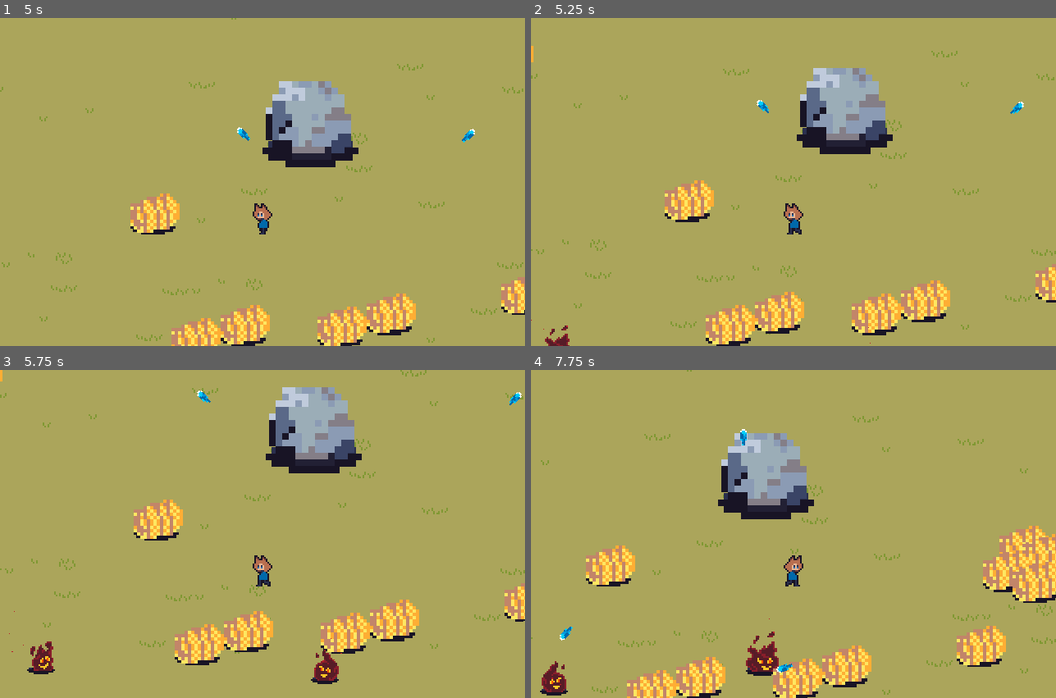
Above: before the commit, frames 1-4 (two rows, left to right).
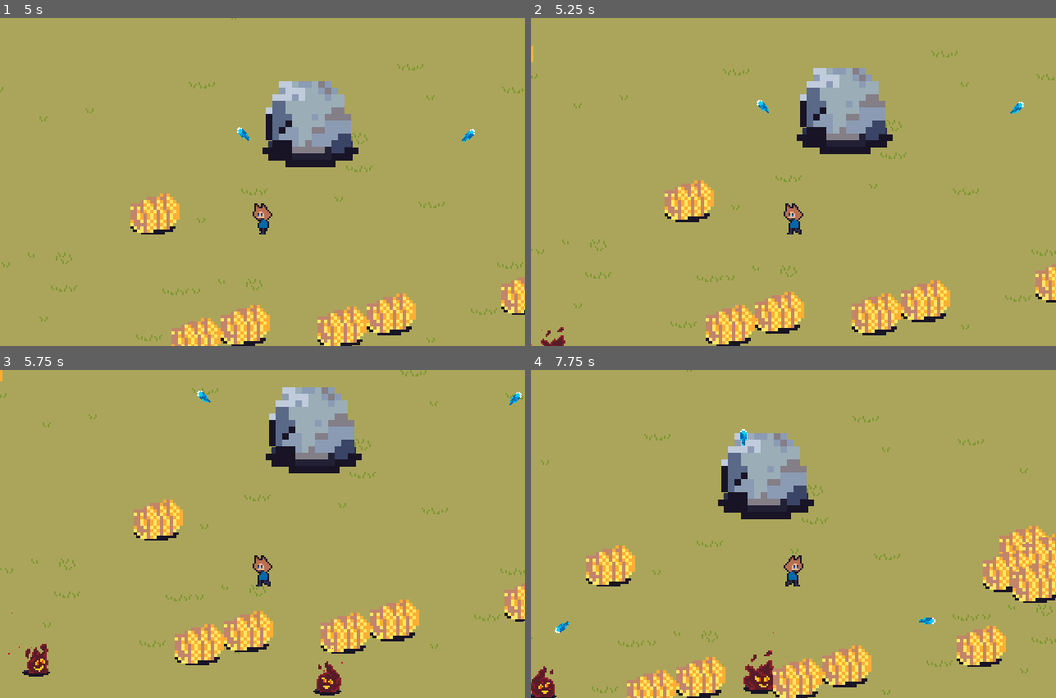
Above: after the commit, the same moments.

Repository: ColtonPhillips/its-spreading
Game: Godot game, scene res://scenes/world.tscn
Same seed, same stepped clock (60 frames per second), same inputs: the game is played once before the commit and once after it. This scene is started directly instead of the project's main scene. Sound files missing from this copy of the repository are replaced by a short silence.
Inputs:
- Up to frame 1 (5 s): hold D (move_right) 0.53-1.28 s; hold S (move_down) 1.28-2.03 s; hold D (move_right) 2.03-2.78 s; hold W (move_up) 2.78-3.53 s; hold A (move_left) from 3.53 s (still down)
- Up to frame 2 (5.25 s): release A (move_left) at 5.03 s; hold S (move_down) from 5.03 s (still down)
- Up to frame 3 (5.75 s): keep holding S (move_down)
- Up to frame 4 (7.75 s): release S (move_down) at 5.78 s; hold D (move_right) 5.78-6.53 s; hold W (move_up) 6.53-7.28 s; hold D (move_right) from 7.28 s (still down)

Frame 1 is identical in both runs. In frame 2, 0.1% of the frame differs, in the area x 0-65%, y 92-100%; in frame 3, 0.8%; in frame 4, 1.4%, in the area x 0-78%, y 75-100%.

Commit message:
add actor stats, player stats, implemented them throughout players and enemies

Diff:
--- /dev/null
+++ b/resources/stats/actor/enemies/fire_orb_stats.tres
@@ -0,0 +1,9 @@
+[gd_resource type="Resource" script_class="ActorStats" load_steps=2 format=3 uid="uid://bu1pcfn87u3ow"]
+
+[ext_resource type="Script" path="res://resources/stats/actor_stats.gd" id="1_kfecm"]
+
+[resource]
+script = ExtResource("1_kfecm")
+speed = 18
+hp = 15
+damage = 25
--- /dev/null
+++ b/resources/stats/actor/enemies/wisp_stats.tres
@@ -0,0 +1,9 @@
+[gd_resource type="Resource" script_class="ActorStats" load_steps=2 format=3 uid="uid://duhyac1dhce1a"]
+
+[ext_resource type="Script" path="res://resources/stats/actor_stats.gd" id="1_xopy8"]
+
+[resource]
+script = ExtResource("1_xopy8")
+speed = 25
+hp = 15
+damage = 10
--- /dev/null
+++ b/resources/stats/actor_stats.gd
@@ -0,0 +1,8 @@
+class_name ActorStats
+extends Resource
+
+@export var speed: int = 40
+
+@export var hp: int = 15
+
+@export var damage: int = 5
--- /dev/null
+++ b/resources/stats/player/player_stats.tres
@@ -0,0 +1,9 @@
+[gd_resource type="Resource" script_class="ActorStats" load_steps=2 format=3 uid="uid://ci047nbwo55s2"]
+
+[ext_resource type="Script" path="res://resources/stats/player_stats.gd" id="1_ce10n"]
+
+[resource]
+script = ExtResource("1_ce10n")
+speed = 40
+hp = 100
+damage = 5
--- /dev/null
+++ b/resources/stats/player_stats.gd
@@ -0,0 +1,4 @@
+class_name PlayerStats
+extends ActorStats
+
+@export var exp: int = 0
--- a/scenes/components/movement/move_input_component.gd
+++ b/scenes/components/movement/move_input_component.gd
@@ -1,10 +1,11 @@
 class_name MoveInputComponent
 extends Node
-#@export var move_stats: MoveStats
+
+@export var stats_component: ActorStatsComponent
 @export var move_component: MoveCharacterBody2DComponent
 
 func _input(event: InputEvent) -> void:
 	var x_mov = Input.get_axis("move_left", "move_right")
 	var y_mov = Input.get_axis("move_up", "move_down")
 	var mov = Vector2(x_mov, y_mov)
-	move_component.velocity = mov.normalized() * 40.0
+	move_component.velocity = mov.normalized() * stats_component.speed
--- /dev/null
+++ b/scenes/components/stats/actor_stats_component.gd
@@ -0,0 +1,27 @@
+# Give the component a class name so it can be instanced as a custom node
+class_name ActorStatsComponent
+extends Node
+
+@export var stats: ActorStats
+
+var speed: int = 10
+
+# Create the health variable and connect a setter
+var hp: int = 15:
+	set(value):
+		hp = value
+
+		# Signal out that the hp has changed
+		hp_changed.emit()
+
+		# Signal out when hp is at 0
+		if hp == 0: no_hp.emit()
+
+# Create our signals for hp
+signal hp_changed() # Emit when the hp value has changed
+signal no_hp() # Emit when there is no health left
+
+func _ready():
+	# copy default values from tres file
+	hp = stats.hp
+	speed = stats.speed
--- /dev/null
+++ b/scenes/components/stats/player_stats_component.gd
@@ -0,0 +1,8 @@
+class_name PlayerStatsComponent
+extends ActorStatsComponent
+
+var exp = 1
+var pstats: PlayerStats
+func _ready():
+	pstats = stats
+	exp = pstats.exp
--- a/scenes/gameplay/enemy/enemies/fire_orb_enemy.tscn
+++ b/scenes/gameplay/enemy/enemies/fire_orb_enemy.tscn
@@ -1,7 +1,8 @@
-[gd_scene load_steps=10 format=3 uid="uid://bjopb88sq766e"]
+[gd_scene load_steps=11 format=3 uid="uid://bjopb88sq766e"]
 
 [ext_resource type="PackedScene" uid="uid://0pcv5ermn1p" path="res://scenes/gameplay/enemy/enemy.tscn" id="1_ni0a7"]
 [ext_resource type="Texture2D" uid="uid://cfwrapopm5gpd" path="res://art/gameplay/enemies/fire_orb.png" id="2_4w3uu"]
+[ext_resource type="Resource" uid="uid://bu1pcfn87u3ow" path="res://resources/stats/actor/enemies/fire_orb_stats.tres" id="3_rn4ym"]
 
 [sub_resource type="AtlasTexture" id="AtlasTexture_chd8f"]
 atlas = ExtResource("2_4w3uu")
@@ -42,7 +43,6 @@
 radius = 6.0
 
 [node name="FireOrbEnemy" instance=ExtResource("1_ni0a7")]
-hp = 15
 
 [node name="AnimatedSprite2D" parent="." index="0"]
 position = Vector2(0, -15)
@@ -56,6 +56,9 @@
 [node name="CollisionShape2D" parent="." index="1"]
 position = Vector2(0, -6)
 shape = SubResource("CircleShape2D_l1kca")
+
+[node name="StatsComponent" parent="." index="4"]
+stats = ExtResource("3_rn4ym")
 
 [node name="CollisionShape2D" parent="HurtBox" index="0"]
 position = Vector2(0, -6)
--- a/scenes/gameplay/enemy/enemies/wisp_enemy.tscn
+++ b/scenes/gameplay/enemy/enemies/wisp_enemy.tscn
@@ -1,7 +1,8 @@
-[gd_scene load_steps=11 format=3 uid="uid://dkiuk5y53nmy2"]
+[gd_scene load_steps=12 format=3 uid="uid://dkiuk5y53nmy2"]
 
 [ext_resource type="PackedScene" uid="uid://0pcv5ermn1p" path="res://scenes/gameplay/enemy/enemy.tscn" id="1_da14o"]
 [ext_resource type="Texture2D" uid="uid://i6jyp6ge72mt" path="res://art/gameplay/enemies/wisp.png" id="2_ebks5"]
+[ext_resource type="Resource" uid="uid://duhyac1dhce1a" path="res://resources/stats/actor/enemies/wisp_stats.tres" id="3_6gfxt"]
 
 [sub_resource type="AtlasTexture" id="AtlasTexture_y4aqi"]
 atlas = ExtResource("2_ebks5")
@@ -51,8 +52,6 @@
 height = 32.0
 
 [node name="WispEnemy" instance=ExtResource("1_da14o")]
-move_speed = 17.67
-hp = 15
 
 [node name="AnimatedSprite2D" parent="." index="0"]
 sprite_frames = SubResource("SpriteFrames_r0ghx")
@@ -66,6 +65,9 @@
 position = Vector2(0, 2)
 shape = SubResource("CapsuleShape2D_np8qy")
 
+[node name="StatsComponent" parent="." index="4"]
+stats = ExtResource("3_6gfxt")
+
 [node name="CollisionShape2D" parent="HurtBox" index="0"]
 position = Vector2(0, 3)
 shape = SubResource("RectangleShape2D_c165k")
--- a/scenes/gameplay/enemy/enemy.gd
+++ b/scenes/gameplay/enemy/enemy.gd
@@ -1,8 +1,6 @@
 class_name Enemy
 extends CharacterBody2D
 
-@export var move_speed = 20.0
-@export var hp = 80
 @export var dropped_loot: Resource
 
 #optimize?
@@ -12,6 +10,7 @@
 
 @onready var move_component = $MoveComponent
 @onready var scale_component = $ScaleComponent
+@onready var stats_component = $StatsComponent
 @onready var hurt_sfx = $HurtSfx
 @onready var kill_sfx = $KillSfx
 
@@ -24,7 +23,7 @@
 
 func movement(delta):
 	var direction = global_position.direction_to(player.global_position)
-	move_component.velocity = direction * move_speed
+	move_component.velocity = direction * stats_component.speed
 
 func animation(delta):
 	if velocity.x > 0:
@@ -35,10 +34,10 @@
 @onready var collision_shape_2d = $CollisionShape2D
 
 func _on_hurt_box_hurt(damage):
-	hp -= damage
+	stats_component.hp -= damage
 	scale_component.tween_scale()
 	hurt_sfx.play_with_variance()
-	if hp <= 0:
+	if stats_component.hp <= 0:
 		modulate.a = 0.2
 		spawn_exp()
 		scale_component.tween_scale()
--- a/scenes/gameplay/enemy/enemy.tscn
+++ b/scenes/gameplay/enemy/enemy.tscn
@@ -6,6 +6,7 @@
 [ext_resource type="Texture2D" uid="uid://d07g3qtks3hl2" path="res://art/gameplay/shadow.png" id="3_cl4l7"]
 [ext_resource type="PackedScene" uid="uid://bdm5fxr8cplx8" path="res://scenes/components/physics/hit_box.tscn" id="3_nlj2i"]
 [ext_resource type="Script" path="res://scenes/components/movement/move_character_body_2d_component.gd" id="3_ynl7d"]
+[ext_resource type="Script" path="res://scenes/components/stats/actor_stats_component.gd" id="6_ysjh2"]
 [ext_resource type="Script" path="res://scenes/components/scale/scale_component.gd" id="7_44dt6"]
 [ext_resource type="AudioStream" uid="uid://cuj7221o7bai8" path="res://sound/sfx/hurt_enemy.wav" id="8_d7esr"]
 [ext_resource type="Script" path="res://scenes/components/sound/variable_pitch_audio_stream_player.gd" id="9_lleqn"]
@@ -17,7 +18,6 @@
 collision_mask = 5
 motion_mode = 1
 script = ExtResource("1_bi6oj")
-hp = 10
 dropped_loot = ExtResource("2_wgvuk")
 
 [node name="AnimatedSprite2D" type="AnimatedSprite2D" parent="."]
@@ -34,6 +34,15 @@
 script = ExtResource("3_ynl7d")
 actor = NodePath("..")
 
+[node name="ScaleComponent" type="Node" parent="." node_paths=PackedStringArray("sprite")]
+script = ExtResource("7_44dt6")
+sprite = NodePath("../AnimatedSprite2D")
+scale_amount = Vector2(1.3, 1.4)
+scale_duration = 0.6
+
+[node name="StatsComponent" type="Node" parent="."]
+script = ExtResource("6_ysjh2")
+
 [node name="HurtBox" parent="." instance=ExtResource("2_lk76p")]
 collision_layer = 4
 collision_mask = 4
@@ -49,12 +58,6 @@
 [node name="CollisionShape2D" parent="HitBox" index="0"]
 debug_color = Color(0, 0.639216, 0.364706, 0.278431)
 
-[node name="ScaleComponent" type="Node" parent="." node_paths=PackedStringArray("sprite")]
-script = ExtResource("7_44dt6")
-sprite = NodePath("../AnimatedSprite2D")
-scale_amount = Vector2(1.3, 1.4)
-scale_duration = 0.6
-
 [node name="HurtSfx" type="AudioStreamPlayer" parent="."]
 stream = ExtResource("8_d7esr")
 volume_db = -8.012
--- a/scenes/player/player.gd
+++ b/scenes/player/player.gd
@@ -15,8 +15,8 @@
 @onready var pickup_sfx = $PickupSfx
 @onready var move_component = $MoveComponent
 @onready var move_input_component = $MoveInputComponent
+@onready var stats_component = $StatsComponent
 
-@export var hp = 80
 @export var projectiles_off = false
 
 func _ready():
@@ -37,9 +37,10 @@
 		animated_sprite_2d.play("walk")
 
 func _on_hurt_box_hurt(damage):
-	hp -= damage
-	print(hp)
+	stats_component.hp -= damage
+	print(stats_component.hp)
 var flip_flop = true
+
 func fire_weapon():
 	if projectiles_off:
 		return
--- a/scenes/player/player.tscn
+++ b/scenes/player/player.tscn
@@ -7,8 +7,10 @@
 [ext_resource type="Script" path="res://scenes/components/movement/move_character_body_2d_component.gd" id="3_ijo0d"]
 [ext_resource type="Script" path="res://scenes/components/movement/move_input_component.gd" id="3_ptxy4"]
 [ext_resource type="PackedScene" uid="uid://csafkqwts3rfk" path="res://scenes/gameplay/projectiles/projectiles/water_orb_projectile.tscn" id="4_r3uhc"]
+[ext_resource type="Resource" uid="uid://ci047nbwo55s2" path="res://resources/stats/player/player_stats.tres" id="5_4c67a"]
 [ext_resource type="AudioStream" uid="uid://vs343xtxovq0" path="res://sound/sfx/exp_pickup.wav" id="6_7leyi"]
 [ext_resource type="Script" path="res://scenes/components/sound/variable_pitch_audio_stream_player.gd" id="7_5wn3i"]
+[ext_resource type="Script" path="res://scenes/components/stats/actor_stats_component.gd" id="10_heau0"]
 
 [sub_resource type="AtlasTexture" id="AtlasTexture_yjc6a"]
 atlas = ExtResource("2_mluj1")
@@ -98,9 +100,14 @@
 script = ExtResource("3_ijo0d")
 actor = NodePath("..")
 
-[node name="MoveInputComponent" type="Node" parent="." node_paths=PackedStringArray("move_component")]
+[node name="MoveInputComponent" type="Node" parent="." node_paths=PackedStringArray("stats_component", "move_component")]
 script = ExtResource("3_ptxy4")
+stats_component = NodePath("../PlayerStatsComponent")
 move_component = NodePath("../MoveComponent")
+
+[node name="PlayerStatsComponent" type="Node" parent="."]
+script = ExtResource("10_heau0")
+stats = ExtResource("5_4c67a")
 
 [node name="HurtBox" parent="." instance=ExtResource("3_b0mcm")]
 position = Vector2(0, 1)
Not shown: 1 places in scenes/gameplay/enemy/enemy.tscn that only renumber resources
Not shown: 1 places in scenes/player/player.tscn that only renumber resources
